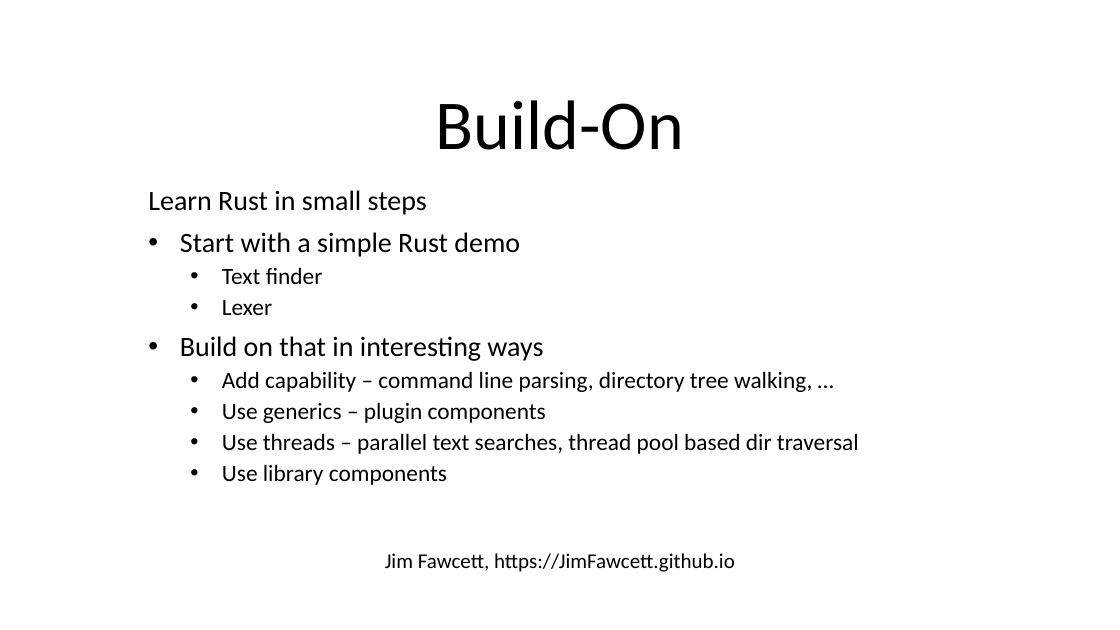
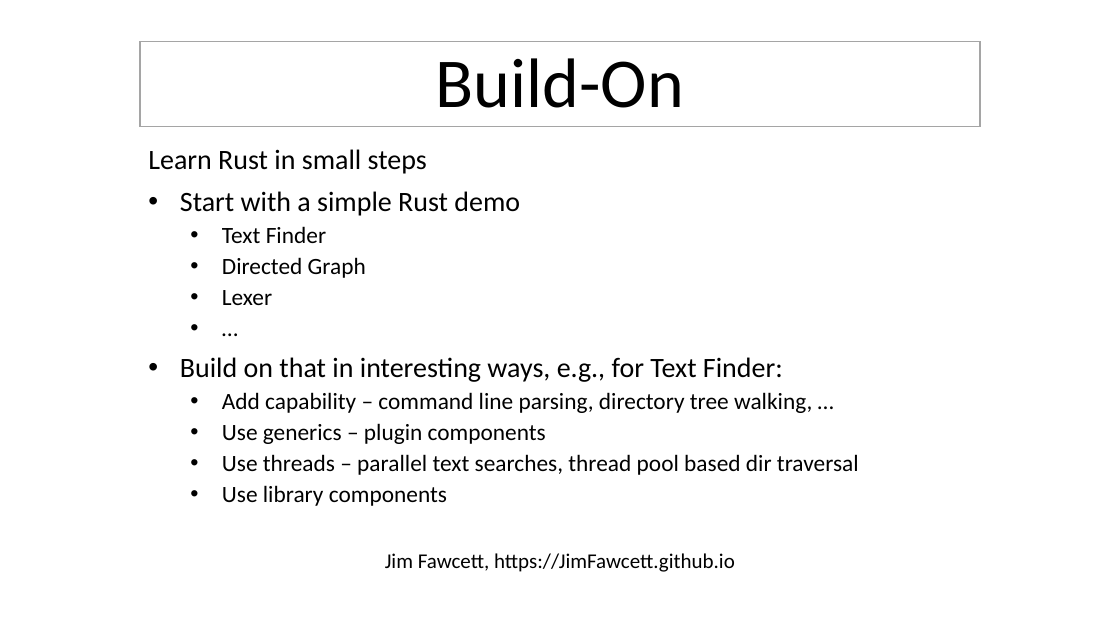
Before and after one commit to JimFawcett/BuildOn, a slide deck: slide 2 of Build-On.pptx (slide 1 before the commit). Drawn at 1120x630 pixels with LibreOffice and Linux fonts; fonts in the diff are those of the drawing. Boxes give left, top, right and bottom in pixels: in the first picture for what was removed or moved away, otherwise in the second. Text is boxed around its words. In the diff, an @@ line names an element or a change of style, - is before the commit and + after.

```diff
--- a/Build-On.pptx
+++ b/Build-On.pptx
@@ title "Build-On" resized from (x1=436, y1=100, x2=684, y2=150) to (x1=140, y1=41, x2=981, y2=126) @@
@@ title "Build-On" at (x1=140, y1=41, x2=981, y2=126): fill none to #FFFFFF; outline none to #A5A5A5 1 pt @@
@@ subtitle "Learn Rust in small steps" moved from (x1=148, y1=190, x2=859, y2=485) to (x1=148, y1=149, x2=859, y2=506) @@
@@ subtitle at (x1=222, y1=226, x2=366, y2=278): text changed @@
-  • Text finder
+  • Text Finder
+  • Directed Graph
@@ subtitle at (x1=180, y1=357, x2=783, y2=382): text changed @@
-• Build on that in interesting ways
+  • …
+• Build on that in interesting ways, e.g., for Text Finder:
```
Also in this commit, not shown: 2 other slides changed, 7 slides added, 56 other files.
